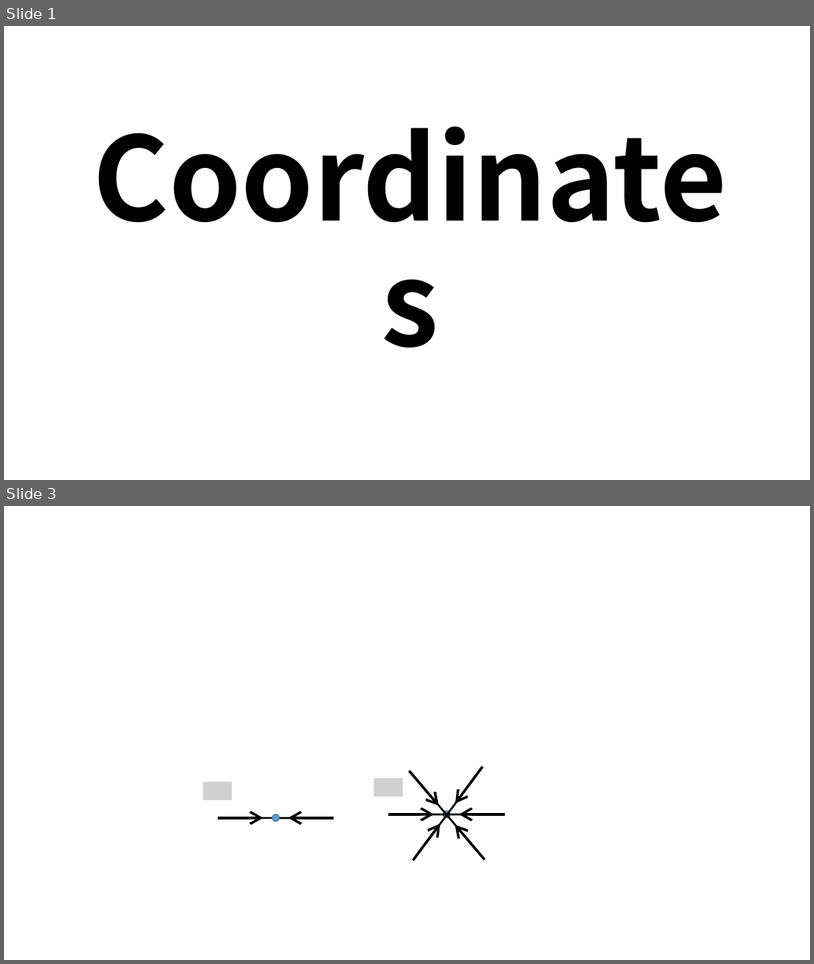
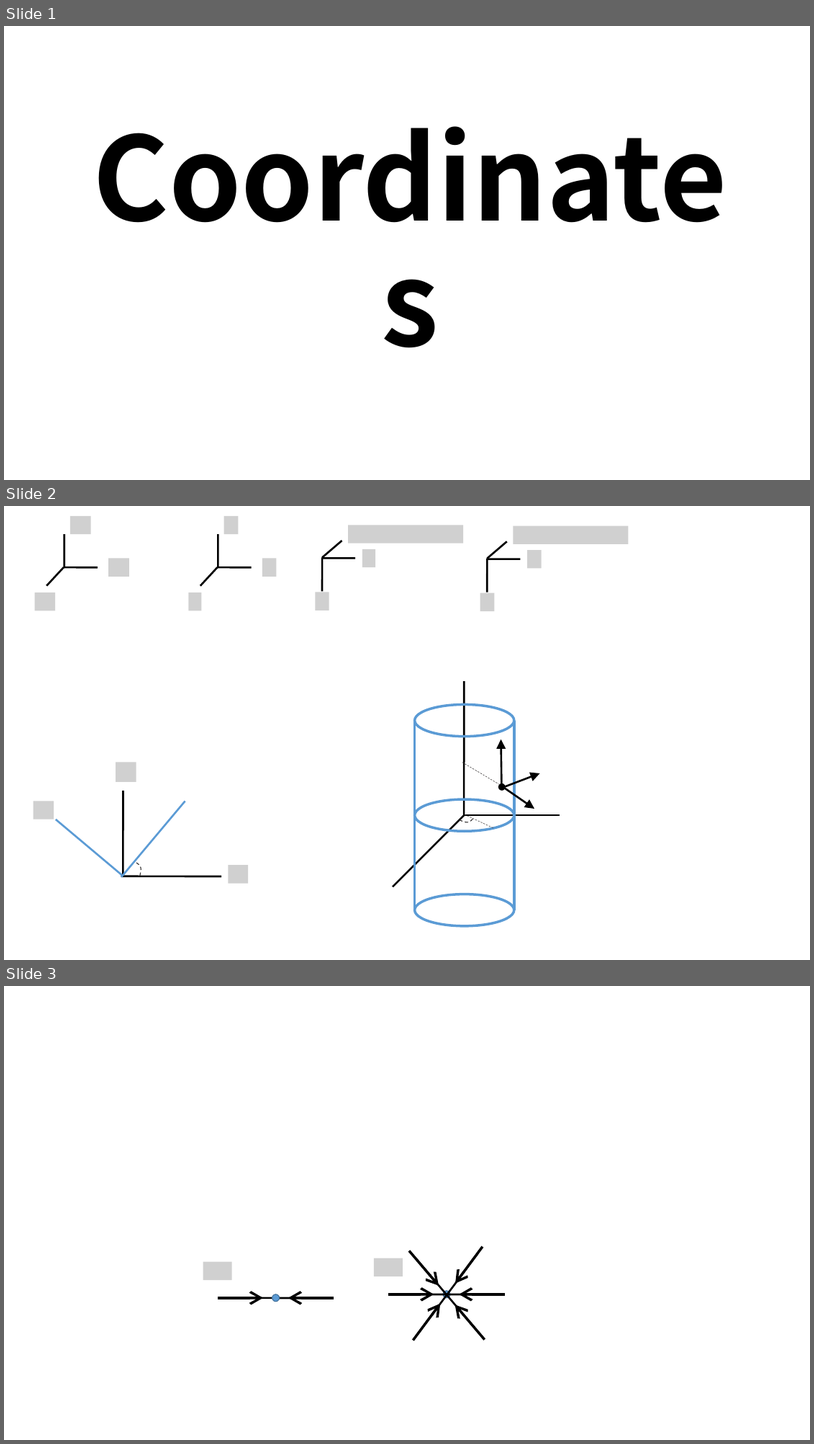
Before and after one commit to kms0523/Study, a slide deck: 그림.pptx. Shown one above the other, each under a label of ours: slides 1 and 3 before the commit, slides 1, 2 and 3 after it; the slides between them are not shown. The pictures are 814x964 and 814x1444 pixels, drawn with LibreOffice and Linux fonts; fonts in the diff are those of the drawing; grey boxes stand for pictures; background and template pictures are left out. Boxes give left, top, right and bottom in pixels: in the first picture for what was removed or moved away, otherwise in the second. Text is boxed around its words. In the diff, an @@ line names an element or a change of style, - is before the commit and + after.

```diff
--- a/그림.pptx
+++ b/그림.pptx
@@ slide 2 added at box(4, 506, 810, 960), background #FFFFFF @@
@@ picture added at box(70, 515, 90, 534) @@
@@ line added from (64, 568) to (64, 534), #000000 2.25 pt @@
@@ line added from (47, 586) to (64, 567), #000000 2.25 pt @@
@@ line added from (64, 567) to (98, 568), #000000 2.25 pt @@
@@ picture added at box(108, 558, 129, 576) @@
@@ group added at box(188, 515, 276, 610): 3 lines, 3 pictures @@
@@ group added at box(316, 525, 463, 610): 3 pictures, 3 lines @@
@@ picture added at box(35, 592, 55, 610) @@
@@ group added at box(481, 526, 628, 611): 3 pictures, 3 lines @@
@@ line added from (464, 815) to (464, 681), #000000 2.25 pt @@
@@ ellipse added at box(415, 705, 514, 736), outline #5B9BD5 3 pt @@
@@ line added from (415, 720) to (415, 910), #5B9BD5 3 pt @@
@@ line added from (514, 720) to (514, 910), #5B9BD5 3 pt @@
@@ arrow added from (502, 786) to (502, 739), #000000 2.25 pt @@
@@ picture added at box(116, 762, 136, 782) @@
@@ line added from (463, 762) to (500, 784), #3B3838 0.5 pt dashed @@
@@ ellipse added at box(499, 783, 506, 790), fill #000000 @@
@@ arrow added from (505, 787) to (540, 773), #000000 2.25 pt @@
@@ picture added at box(33, 800, 54, 818) @@
@@ line added from (121, 877) to (185, 801), #5B9BD5 2.25 pt @@
@@ line added from (124, 876) to (124, 790), #000000 2.25 pt @@
@@ ellipse added at box(415, 800, 514, 831), outline #5B9BD5 3 pt @@
@@ arrow added from (505, 788) to (535, 808), #000000 2.25 pt @@
@@ line added from (123, 875) to (56, 819), #5B9BD5 2.25 pt @@
@@ line added from (393, 886) to (464, 815), #000000 2.25 pt @@
@@ freeform shape added at box(460, 818, 473, 822), outline #3B3838 1 pt dashed @@
@@ line added from (464, 815) to (560, 815), #000000 2.25 pt @@
@@ line added from (465, 815) to (494, 828), #3B3838 0.5 pt dashed @@
@@ freeform shape added at box(136, 862, 142, 876), outline #3B3838 1 pt dashed @@
@@ picture added at box(229, 865, 248, 883) @@
@@ line added from (121, 876) to (221, 876), #000000 2.25 pt @@
@@ ellipse added at box(415, 894, 514, 926), outline #5B9BD5 3 pt @@
```
Also in this commit, not shown: 1 other slide added, 2 slides removed, 14 other files.
